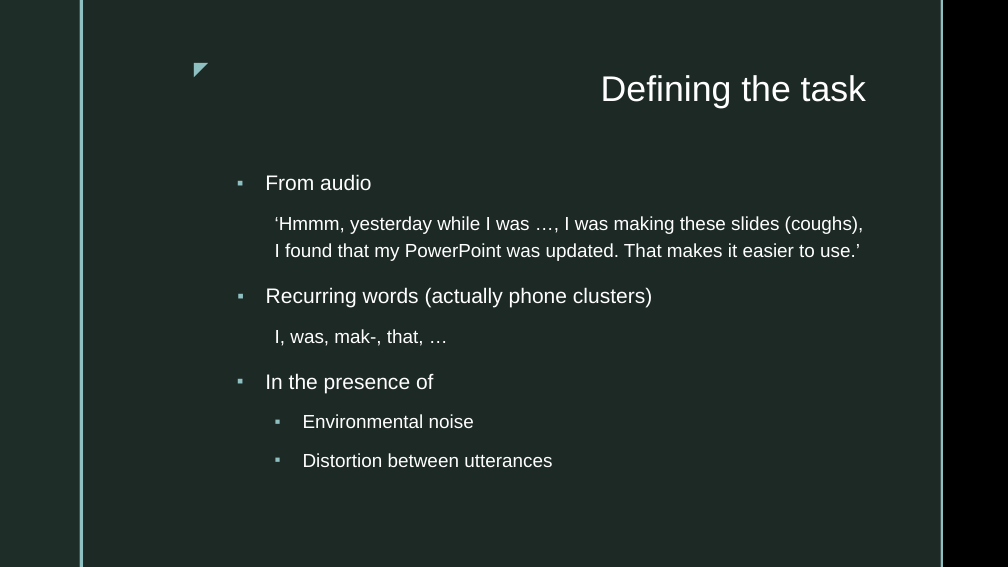
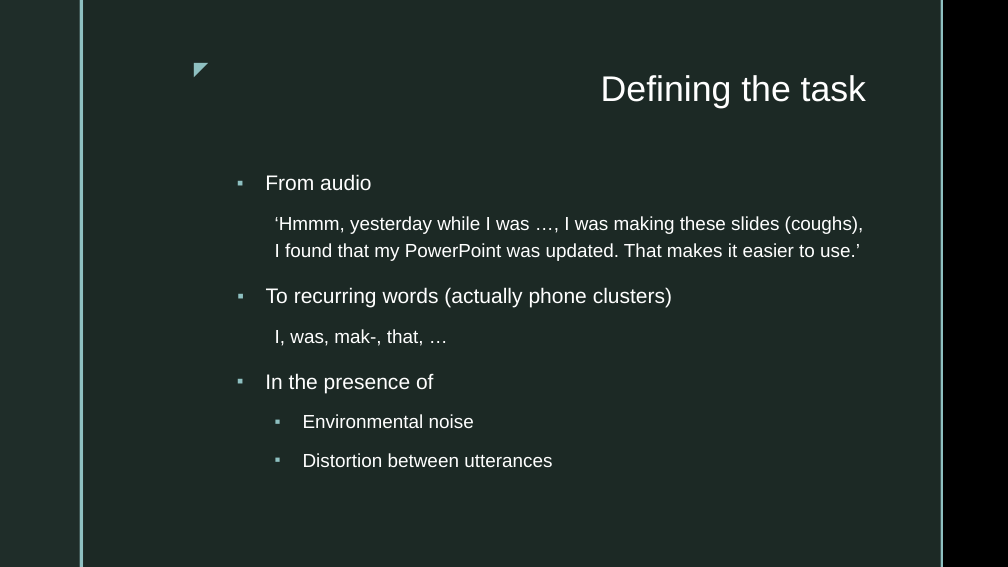
Before and after one commit to Crispher/Speech-Science, a slide deck: slide 2 of Unsupervised Pattern Discovery in Speech.pptx. Drawn at 1008x567 pixels with LibreOffice and Linux fonts; fonts in the diff are those of the drawing; background and template pictures are left out. Boxes give left, top, right and bottom in pixels: in the first picture for what was removed or moved away, otherwise in the second. Text is boxed around its words. In the diff, an @@ line names an element or a change of style, - is before the commit and + after.

```diff
--- a/Unsupervised Pattern Discovery in Speech.pptx
+++ b/Unsupervised Pattern Discovery in Speech.pptx
@@ text at <box>266,287,672,308</box>: text changed @@
-▪ Recurring words (actually phone clusters)
+▪ To recurring words (actually phone clusters)
```
Also in this commit, not shown: 2 other slides changed, 4 other files.
